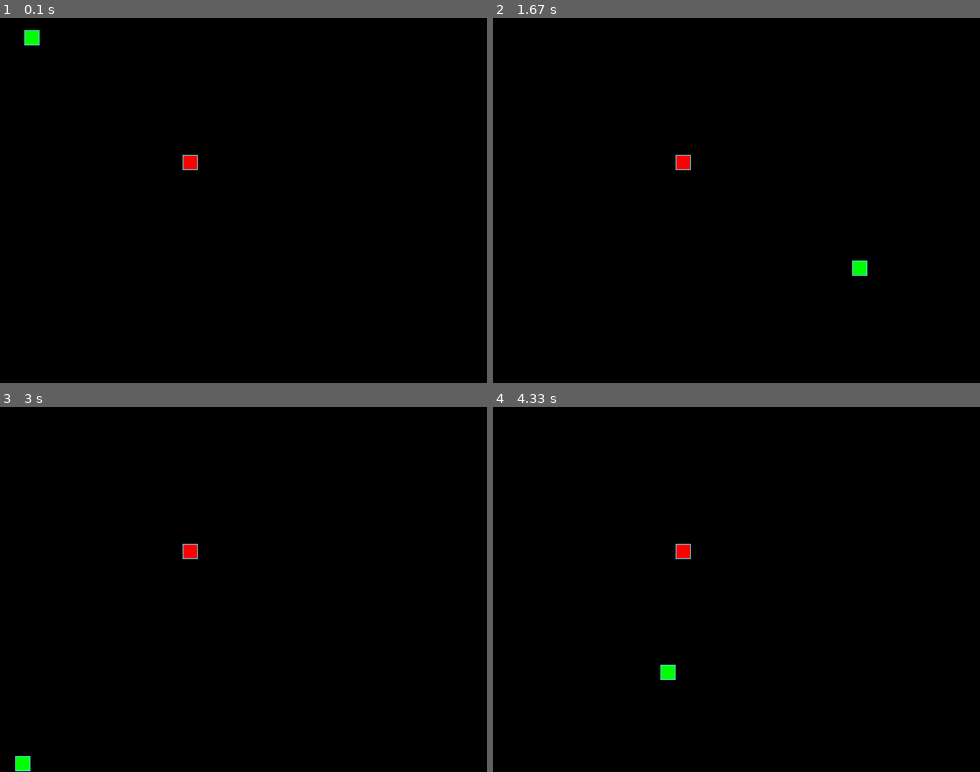
Above: before the commit, frames 1-4 (two rows, left to right).
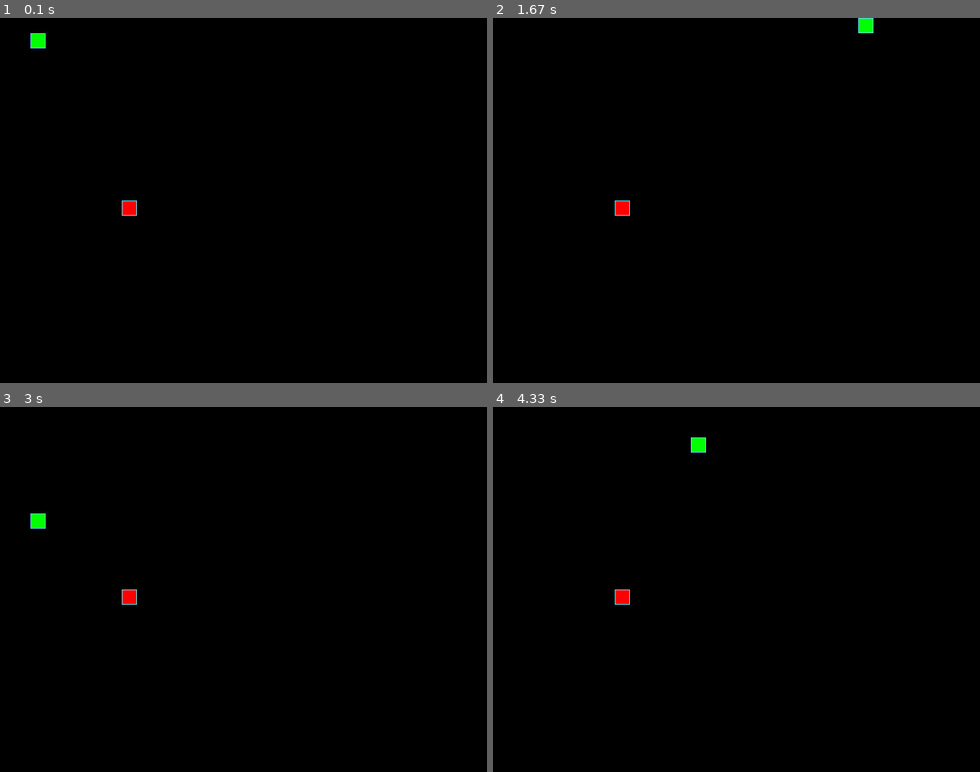
Above: after the commit, the same moments.

Repository: k-konovalov/the_snake
Game: pygame game, started from the_snake.py
Same seed, same stepped clock (60 frames per second), same inputs: the game is played once before the commit and once after it.
Inputs:
- Up to frame 1 (0.1 s): no input
- Up to frame 2 (1.67 s): hold Right 0.33-0.8 s; hold Up 0.83-1.3 s; hold Right from 1.33 s (still down)
- Up to frame 3 (3 s): release Right at 1.8 s; hold Down 2.4-2.7 s; hold Left from 2.73 s (still down)
- Up to frame 4 (4.33 s): release Left at 3.13 s; hold Up 3.17-3.53 s; hold Right 3.57-4.2 s; hold Down from 4.23 s (still down)

The runs differ from the first frame. In frame 1, 0.4% of the frame differs, in the area x 5-41%, y 3-55%; in frame 2, 0.5%, in the area x 25-79%, y 0-71%; in frame 3, 0.5%; in frame 4, 0.5%.

Commit message:
F-4: ceil to up & edges

Diff:
--- /dev/null
+++ b/custom_math.py
@@ -0,0 +1,3 @@
+def ceil_multiple_int(n, k):
+    """Округление вверх"""
+    return ((n + k - 1) // k) * k
--- a/game_objects.py
+++ b/game_objects.py
@@ -14,6 +14,7 @@
     RIGHT, LEFT, UP, DOWN,
 )
 from random import randint
+from custom_math import ceil_multiple_int
 
 
 class GameObject:
@@ -27,7 +28,10 @@
         body_color: Кортеж RGB — цвет отрисовки объекта.
     """
 
-    _start_point = (GRID_HEIGHT // 2, GRID_WIDTH // 2)
+    _start_point = (
+        ceil_multiple_int(GRID_HEIGHT // 2, GRID_SIZE),
+        ceil_multiple_int(GRID_WIDTH // 2, GRID_SIZE),
+    )
     position: tuple[int, int] = _start_point
     positions: list[tuple[int, int]] = [_start_point]
     body_color = pygame.Color(0, 0, 0)
@@ -79,8 +83,8 @@
         сетки игрового поля, выровненной по ячейкам.
         """
         self.position = (
-            randint(0, GRID_HEIGHT) * GRID_SIZE,
-            randint(0, GRID_WIDTH) * GRID_SIZE,
+            randint(0, GRID_WIDTH - 1) * GRID_SIZE,   # x
+            randint(0, GRID_HEIGHT - 1) * GRID_SIZE,  # y
         )
 
     def draw(self, screen: Surface):
@@ -164,14 +168,19 @@
 
         field_size_width, field_size_height = field_size
         newhead_x, newhead_y = new_head
-        if newhead_x + 20 <= 0:
+        if newhead_x + GRID_SIZE <= 0:
             new_head = (field_size_width - 1, newhead_y)
-        elif newhead_x + 20 >= field_size_width:
+        elif newhead_x + GRID_SIZE >= field_size_width:
             new_head = (0, newhead_y)
-        if newhead_y + 20 <= 0:
+        if newhead_y + GRID_SIZE <= 0:
             new_head = (newhead_x, field_size_height - 1)
-        elif newhead_y + 20 >= field_size_height:
+        elif newhead_y + GRID_SIZE >= field_size_height:
             new_head = (newhead_x, 0)
+        x, y = new_head
+        new_head = (
+            ceil_multiple_int(x, GRID_SIZE),
+            ceil_multiple_int(y, GRID_SIZE),
+        )
         self.position = new_head
         self.positions.insert(0, new_head)
 
